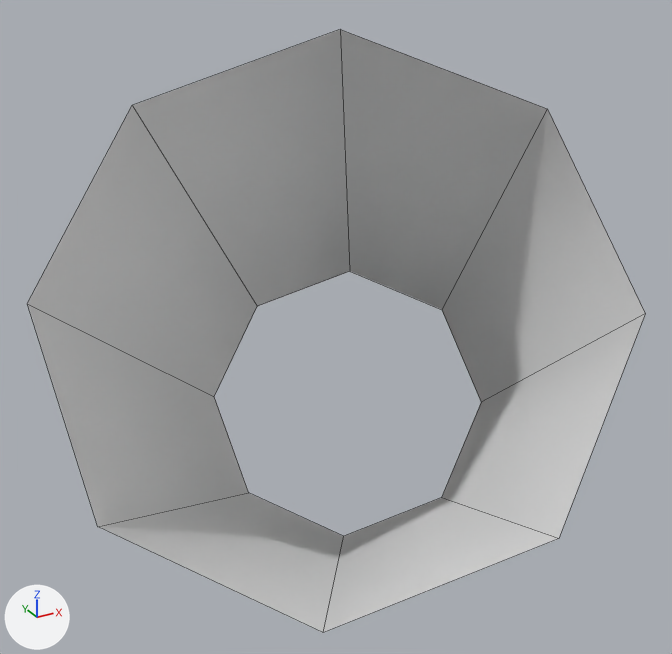
A saved change to the FBX model unity/Assets/Art/Models/Harinezumi_Limb2U.fbx.
Camera for both pictures: a 50 mm camera at (-0.227, -0.416, 0.197) aimed at (0.066, 0.116, -0.07). Arrows for +X, +Y and +Z are at lower left; the lights stay in place. The older version comes first. Mesh edges are drawn as thin lines. Where no turn or scale is listed for an object, it has been applied to the vertices.

Objects in the first picture: 'Harinezumi_Limb2U'.
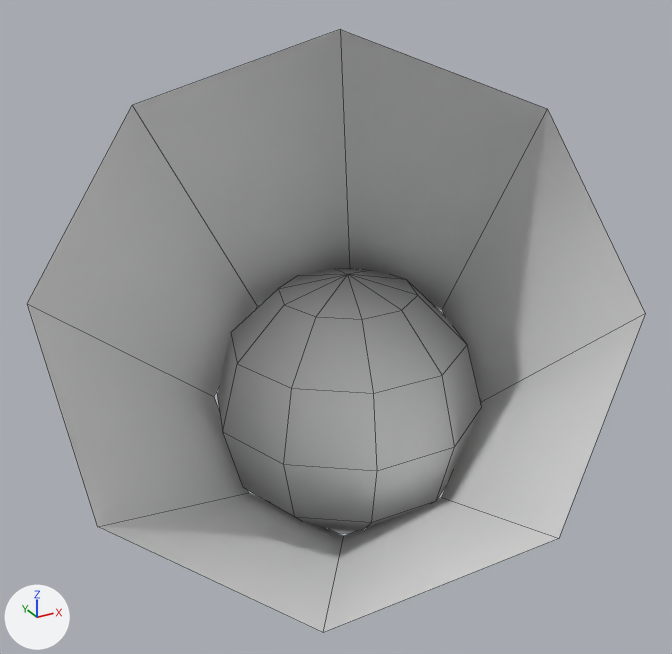
The change, as a list of edits to the scene's bpy script:
```text
Change me_harinezumi_limb2u:
    used by ob_harinezumi_limb2u; location = (0.0, 0.0, 0.0)
    remove me_harinezumi_limb2u.from_pydata(...)  # 16 vertices, 8 faces; spans x -0.145..0.243, y -0.124..0.317, z -0.296..0.136
    add me_harinezumi_limb2u.from_pydata(...)  # 68 vertices, 68 faces; spans x -0.145..0.26, y -0.124..0.344, z -0.32..0.136
    me_harinezumi_limb2u part 1: a new loose piece, a UV sphere (10 segments, 6 rings, poles along z) spanning x 0.02..0.26, y 0.116..0.344, z -0.32..-0.08, in mat_vertexcolor (white #e7e7e7)
    me_harinezumi_limb2u part 2: 8 kept faces spanning x -0.145..0.243, y -0.124..0.317, z -0.296..0.136 get new vertex colours; the middle colour goes from beige #c9b29a to beige #f1dcc4
```

Location of each change, (x1, y1, x2, y2) in pixels of the pictures (672 x 654 px):
part 1 of me_harinezumi_limb2u, added: after (217, 268, 481, 534)
part 2 of me_harinezumi_limb2u, edited (looks the same): (27, 29, 645, 633) in both
